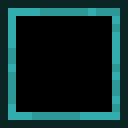
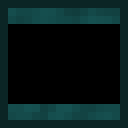
The second w=128, h=128 image is a revision of the first. Changes to its layers:
renamed "Pasted Layer #1" to "screen_block_front_diamond.png copy", moved it above "screen_block_front_diamond.png", painted on it over [8, 8, 120, 120]
renamed "fg" to "screen_block_front_diamond.png", painted on it over [8, 8, 120, 120]
removed layer "Pasted Layer copy #1" over [8, 8, 120, 120]
